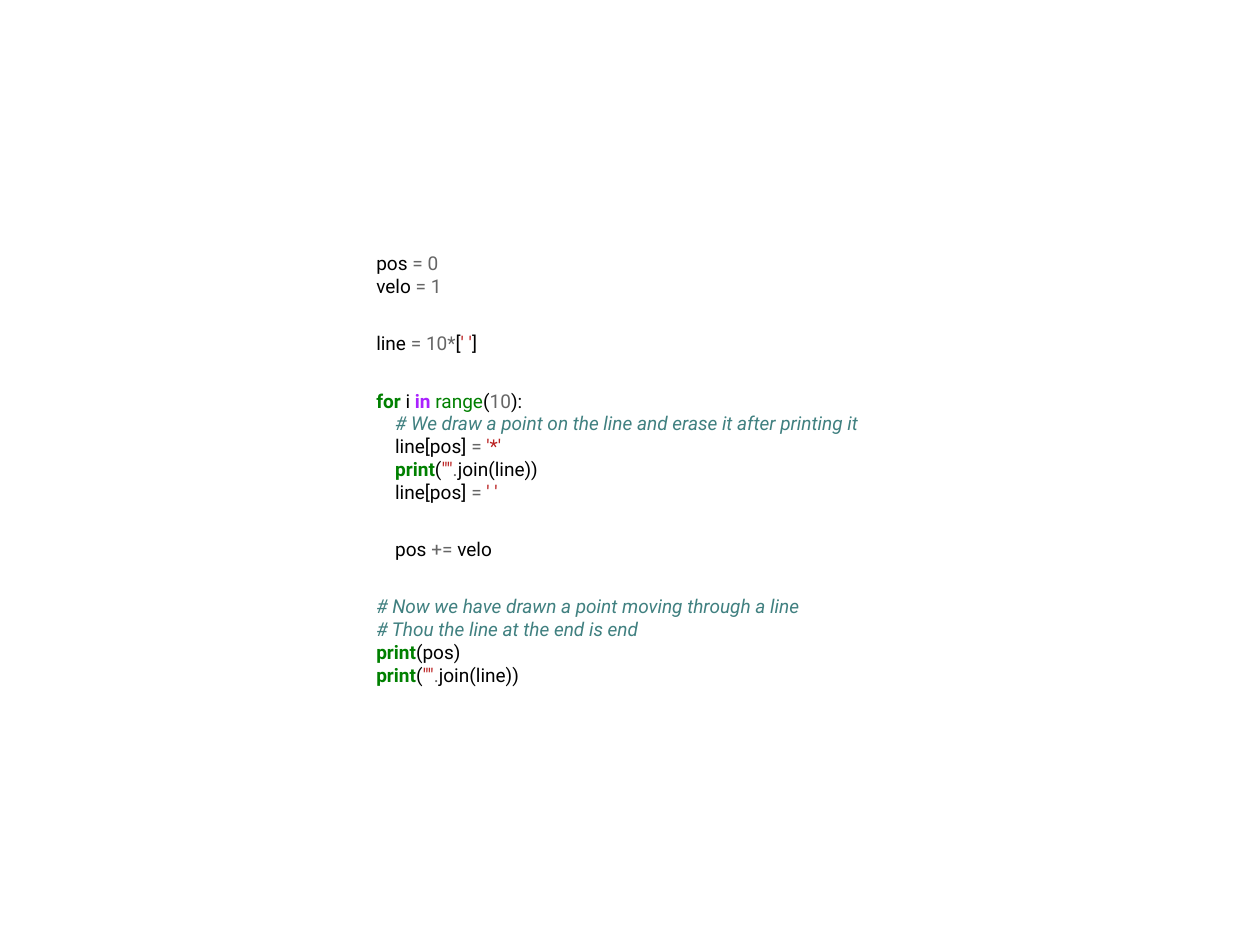
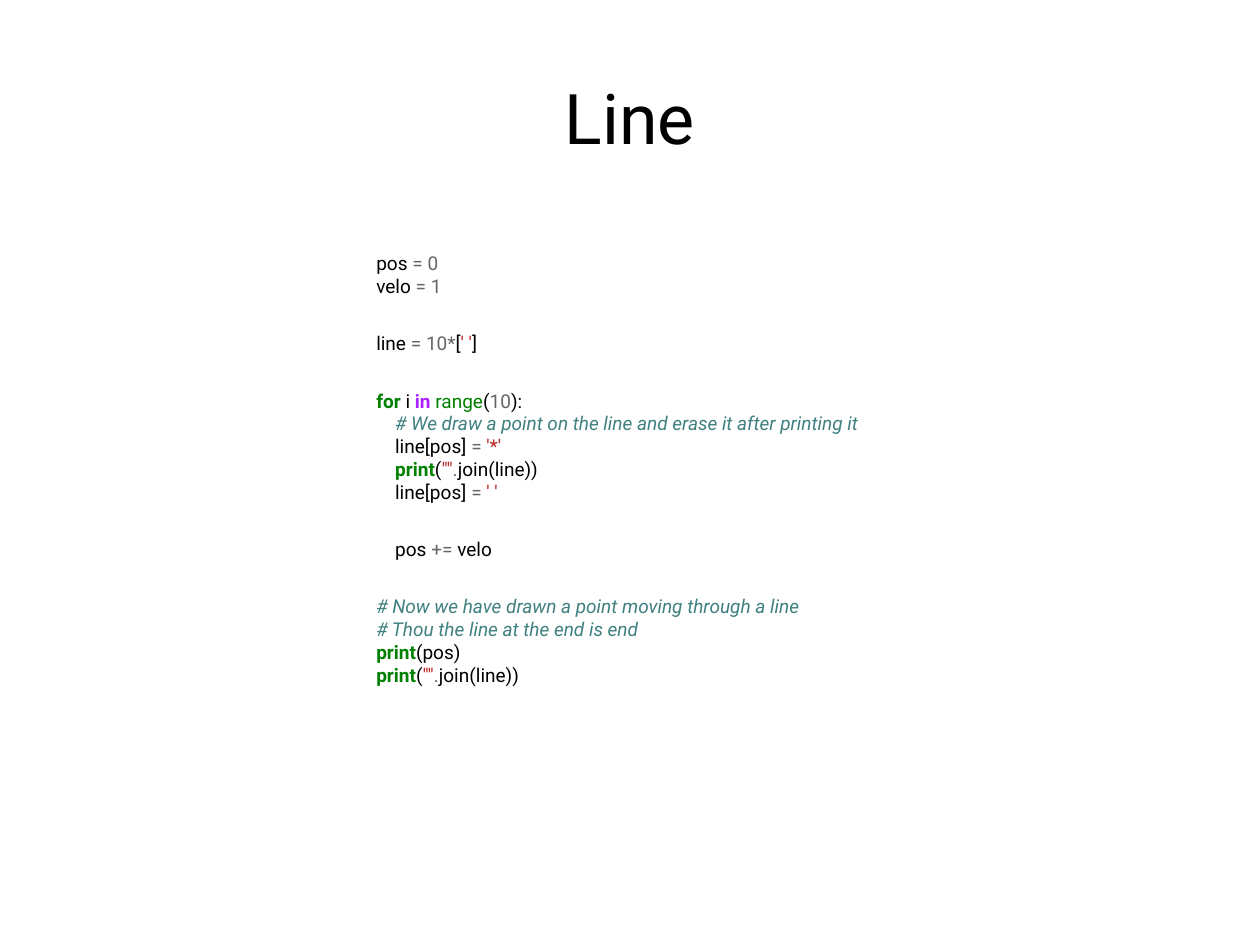
Before and after one commit to f0lie/basic_python_workshop, a slide deck: slide 20 of powerpoint.odp. Drawn at 1260x945 pixels with LibreOffice and Linux fonts; fonts in the diff are those of the drawing. Boxes give left, top, right and bottom in pixels: in the first picture for what was removed or moved away, otherwise in the second. Text is boxed around its words. In the diff, an @@ line names an element or a change of style, - is before the commit and + after.

```diff
--- a/powerpoint.odp
+++ b/powerpoint.odp
@@ title added at (565, 93, 695, 145), 44 pt, text #000000 @@
+Line
```
Also in this commit, not shown: 9 other slides changed, 1 slide added, 1 other file.
